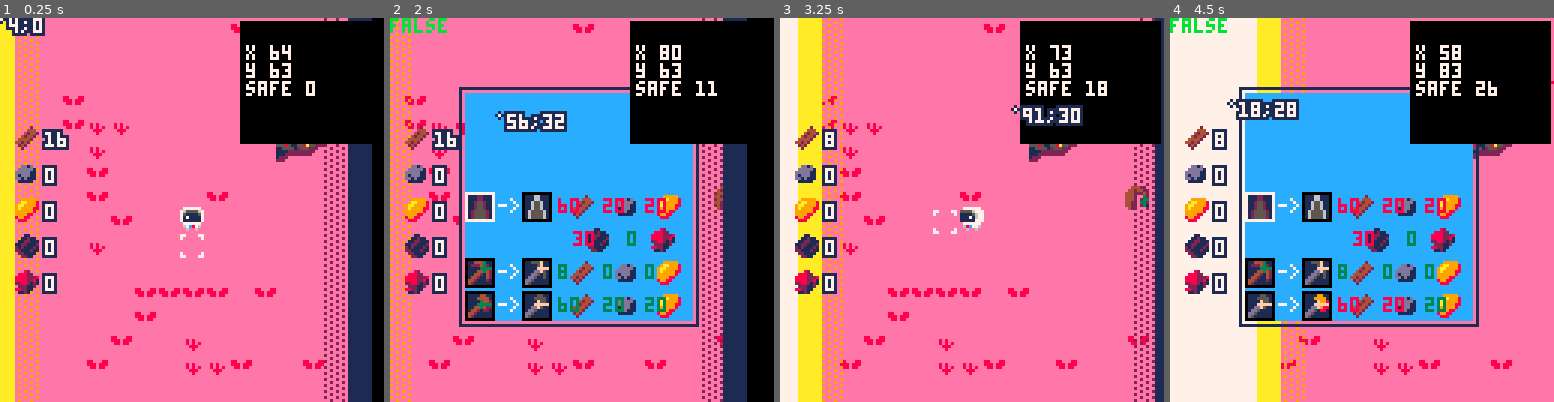
Above: before the commit, frames 1-4 (left to right).
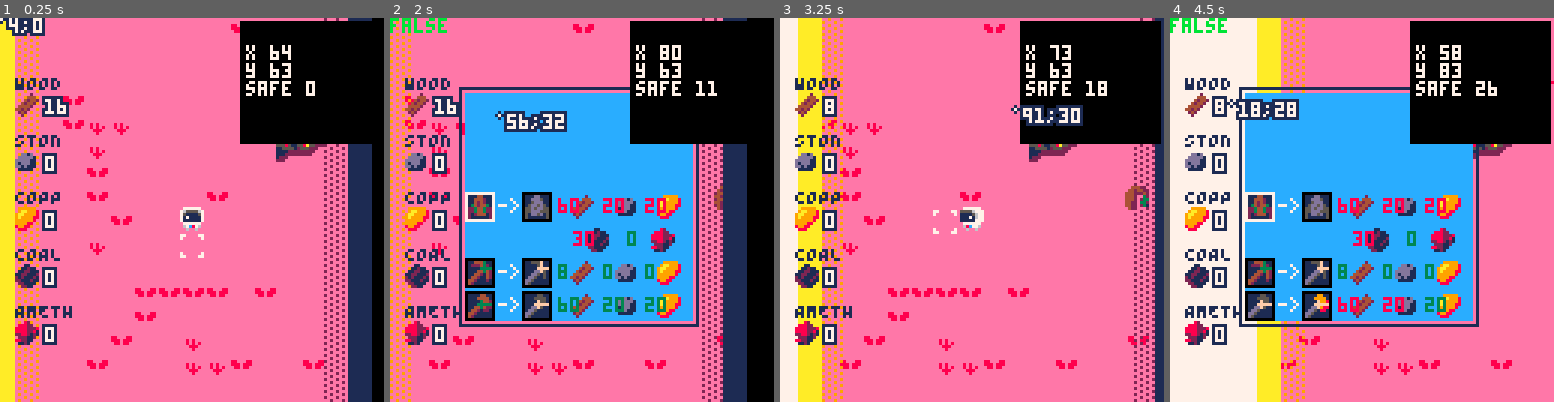
Above: after the commit, the same moments.

Repository: ARKANYOTA/ludumdare47
Game: PICO-8 cartridge arkanv1.p8
The game is run twice, just before and just after one commit, with the same random seed, the same clock (stepped at 60 frames per second) and the same inputs.
Inputs (mouse positions are in pixels of both pictures, inside the frame that each line leads up to):
- Up to frame 1 (0.25 s): no input
- Up to frame 2 (2 s): tap X (X key) at 0.33, 1.07, 1.85 s; click (670, 121) at 0.67 s; tap O (Z key) at 0.7, 1.7 s; click (436, 267) at 1.22 s; hold Right from 1.6 s (still down); click (497, 114) at 1.77 s
- Up to frame 3 (3.25 s): release Right at 2.1 s; tap O (Z key) at 2.1, 2.5, 2.9 s; hold Up 2.15-2.42 s; click (952, 259) at 2.32 s; hold Right 2.47-3.03 s; click (1014, 106) at 2.87 s; tap X (X key) at 2.97 s; hold Left from 3.08 s (still down)
- Up to frame 4 (4.5 s): tap O (Z key) at 3.3, 3.7, 4.1 s; click (1465, 256) at 3.42 s; release Left at 3.58 s; hold Down 3.63-3.97 s; click (1231, 102) at 3.97 s; hold Right from 4.02 s (still down); tap X (X key) at 4.08 s

The runs differ from the first frame. In frame 1, 4.4% of the frame differs, in the area x 3-19%, y 15-86%; in frame 2, 4.9%, in the area x 3-42%, y 15-86%; in frame 3, 4.1%; in frame 4, 4.3%.

Commit message:
item captions

Diff:
--- a/arkanv1.p8
+++ b/arkanv1.p8
@@ -592,30 +592,43 @@
 
 
 -->8
+--hotbar
 function drawhotbar()
- spr(96 ,cx+5,36)
-	spr(97 ,cx+5,48)
-	spr(98 ,cx+5,60)
-	spr(99 ,cx+5,72)
-	spr(100,cx+5,84)
+ for i=1,5 do
+ 	spr(95+i,cx+5,25+(i-1)*19)
+	end
 	color(7)
 	z=0
 	t=0
 	o=15
+ tsp=19		--txt spacing
+ tx=25
+ local sp=27
+	--print vals
 	for t=-1,1 do
 		for z=-1,1 do
-			printui(inv.w,t+o,z+38,1)
-			printui(inv.s,t+o,z+50,1)
-			printui(inv.i,t+o,z+62,1)
-			printui(inv.c,t+o,z+74,1)
-			printui(inv.m,t+o,z+86,1)
-		end
-	end
-		printui(inv.w,t+o,z+38)
-		printui(inv.s,t+o,z+50)
-		printui(inv.i,t+o,z+62)
-		printui(inv.c,t+o,z+74)
-		printui(inv.m,t+o,z+86)
+			printui(inv.w,t+o,z+sp+tsp*0,1)
+			printui(inv.s,t+o,z+sp+tsp*1,1)
+			printui(inv.i,t+o,z+sp+tsp*2,1)
+			printui(inv.c,t+o,z+sp+tsp*3,1)
+			printui(inv.m,t+o,z+sp+tsp*4,1)
+		end
+	end
+
+		printui(inv.w,t+o,sp+tsp*0,7)
+		printui(inv.s,t+o,sp+tsp*1,7)
+		printui(inv.i,t+o,sp+tsp*2,7)
+		printui(inv.c,t+o,sp+tsp*3,7)
+		printui(inv.m,t+o,sp+tsp*4,7)
+
+	text={"WOOD","STON",
+	"COPP","COAL","AMETH"}
+	tx=5
+	ty=1
+	color(1)
+	for i=1,5 do
+		printui(text[i],tx+t,i*tsp+(ty-1)+z,1)
+	end
 end
 
 function invsee()
@@ -955,14 +967,14 @@
 4422e333ddd1dd11ddd19981ddd11101d882ee21044202200dd501100dd508800998011000000000111222222222eeee111222222222eeee111222222222eeee
 4422ee31ddddd111dddd9811dddd1011dddd121144200000dd500000dd50000099800000000000001222eeeeeeeeeeee1222eeeeeeeeeeee1222eeeeeeeeeeee
 e42eeeeee111111ee111111ee111111ee111111e42000000d5000000d50000009800000000000000222eeeeeeeeeeeee222eeeeeeeeeeeee222eeeeeeeeeeeee
-0000020000000000009999900001100000082000000220000006600000099000000cc00000000000000000000000000000000000000000000000000000000000
-0000444000dd1d0009aa99980011211008882200000220000006600000099000000cc00000000000000000000000000000000000000000000000000000000000
-000424420ddddd109aa99998011221118888222800255200006556000095590000c55c0000000000000000000000000000000000000000000000000000000000
-00424420ddddd1109a999988112211128888228100255200006556000095590000c55c0000000000000000000000000000000000000000000000000000000000
-04444200d1ddd11099999980212111212288212100255200006556000095590000c55c0000000000000000000000000000000000000000000000000000000000
-44242000dd1d11109999880022111211022211200255552006555560095555900c5555c000000000000000000000000000000000000000000000000000000000
-02420000011111008998800002211110882211000255552006555560095555900c5555c000000000000000000000000000000000000000000000000000000000
-00200000000000000888000000221100011210000255552006555560095555900c5555c000000000000000000000000000000000000000000000000000000000
+000002000000000000999990000110000008200000044000000dd000000aa0000008800000000000000000000000000000000000000000000000000000000000
+0000444000dd1d0009aa999800112110088822000044420000ddd50000aa99000088220000000000000000000000000000000000000000000000000000000000
+000424420ddddd109aa99998011221118888222800424200005ddd0000a999000088220000000000000000000000000000000000000000000000000000000000
+00424420ddddd1109a99998811221112888822810342443005dd5d50089999800122221000000000000000000000000000000000000000000000000000000000
+04444200d1ddd1109999998021211121228821212234432255d5dd5588a999881188221100000000000000000000000000000000000000000000000000000000
+44242000dd1d11109999880022111211022211202234432255ddd555889999881122221100000000000000000000000000000000000000000000000000000000
+02420000011111008998800002211110882211002024440250dd5d05809999081022220100000000000000000000000000000000000000000000000000000000
+00200000000000000888000000221100011210002000000250000005800000081000000100000000000000000000000000000000000000000000000000000000
 22222222bbbbbbbb0000000000000000000000000000000000000000000000000000000000000000000000000000000000000000008888000003b00000cff100
 22222222bbbbbbbb000000000000000000000000000000000000000000000000000000000000000000000000000000000777777008888880083bbb000ccfff10
 33333333bbbbbbbb0000000000000000000000000000000000000000000000000000000000000000000000000000000007777771800008088a8bbb00ddccdddd
